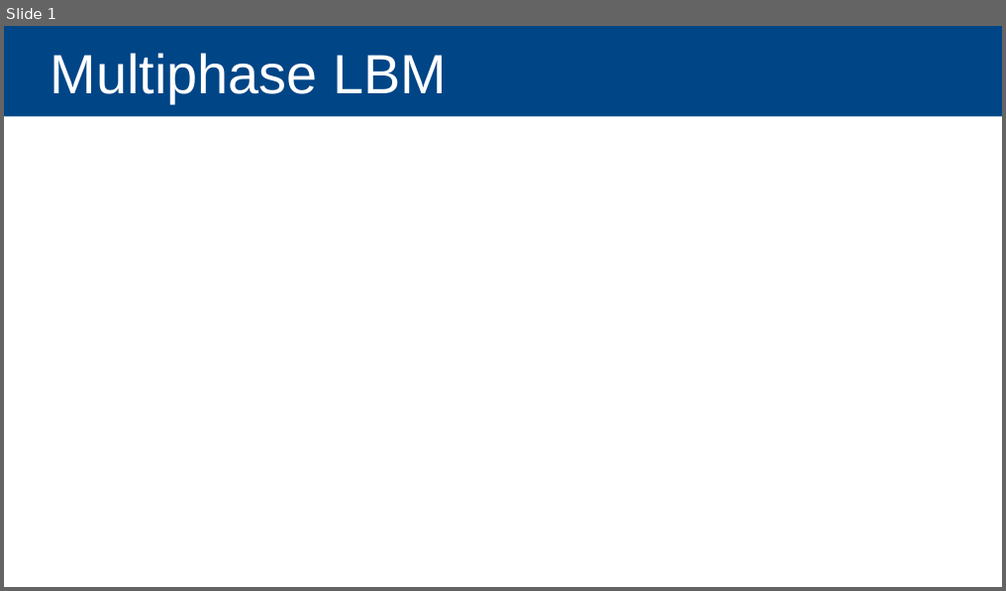
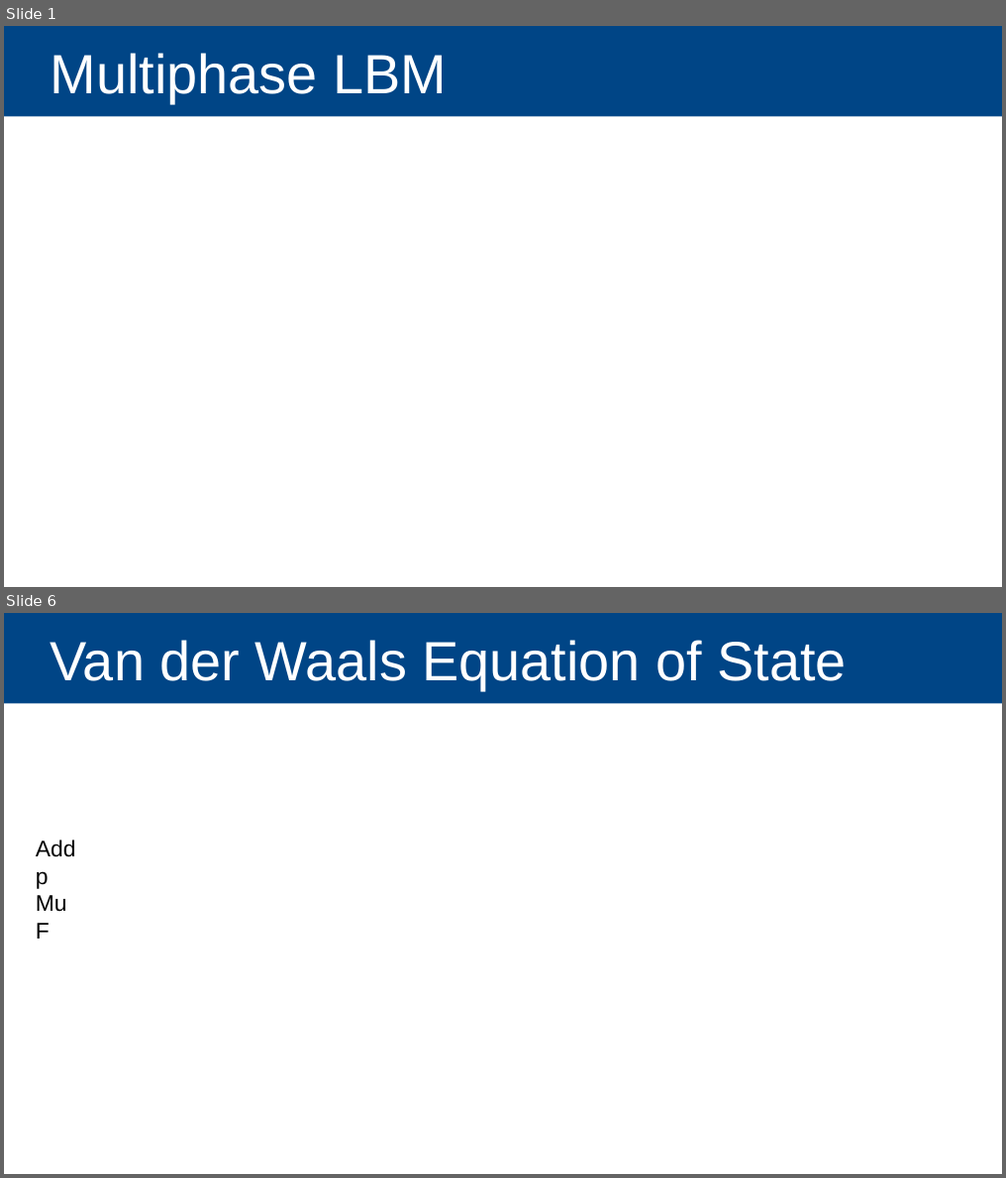
Before and after one commit to Ganesh-Kumar-B/multiphase_ppts, a slide deck: Multiphase_LBM.odp. Shown one above the other, each under a label of ours: slide 1 before the commit, slides 1 and 6 after it; the slides between them are not shown. The pictures are 1006x591 and 1006x1178 pixels, drawn with LibreOffice and Linux fonts; fonts in the diff are those of the drawing. Boxes give left, top, right and bottom in pixels: in the first picture for what was removed or moved away, otherwise in the second. Text is boxed around its words. In the diff, an @@ line names an element or a change of style, - is before the commit and + after.

```diff
--- a/Multiphase_LBM.odp
+++ b/Multiphase_LBM.odp
@@ slide 6 added at [4,613,1002,1174], background #FFFFFF @@
@@ title added at [4,613,1002,703], fill #004586, 44 pt, text #FFFFFF @@
+Van der Waals Equation of State
@@ text added at [36,840,76,939], 18 pt, text #000000 @@
+Add p
+Mu
+F
```
Also in this commit, not shown: 2 other slides added, 1 slide removed.
